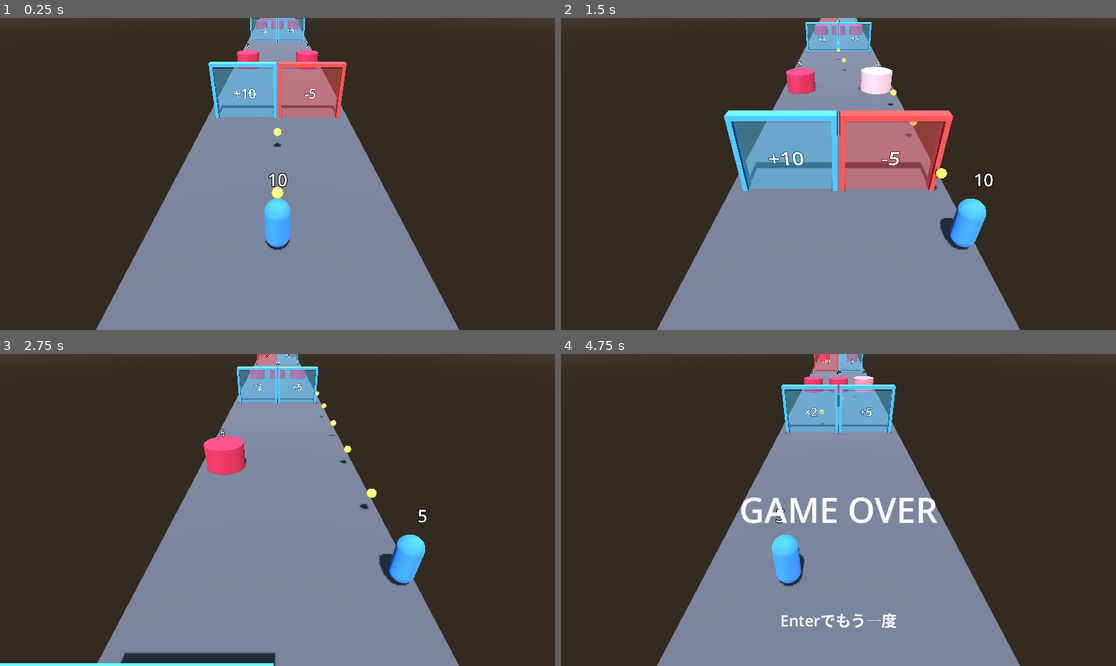
Above: before the commit, frames 1-4 (two rows, left to right).
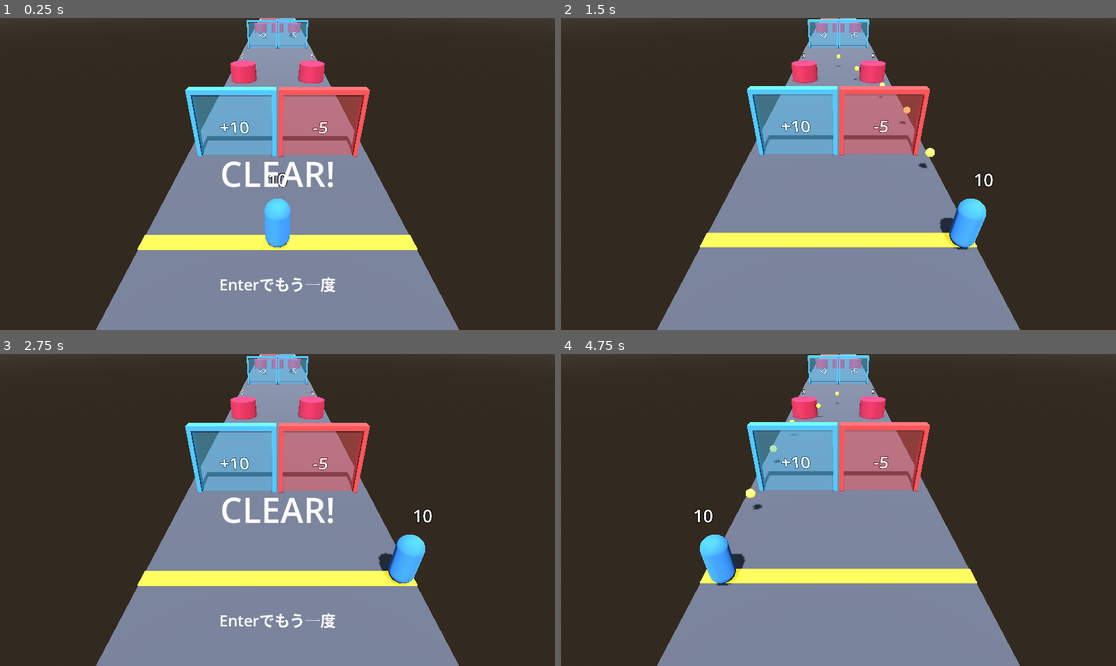
Above: after the commit, the same moments.

Repository: shuhei0916/music-shooter
Game: Godot game, scene res://scenes/main.tscn
Two runs of this game, one before a commit and one after it. Both use one fixed random seed, a clock stepped at 60 frames per second and the inputs below. Sound files missing from this copy of the repository are replaced by a short silence.
Inputs (mouse positions are in pixels of both pictures, inside the frame that each line leads up to):
- Up to frame 1 (0.25 s): no input
- Up to frame 2 (1.5 s): tap Enter (ui_accept) at 0.5, 0.77 s; move the mouse to (960, 158) at 0.52 s; hold D (move_right) 0.53-1.25 s; hold Shift 0.53-1.25 s; click (960, 158) at 0.67 s; drag from (727, 189) to (810, 236) at 1.27 s
- Up to frame 3 (2.75 s): move the mouse to (333, 441) at 2.02 s; hold D (move_right) from 2.03 s (still down); tap Ctrl at 2.1 s
- Up to frame 4 (4.75 s): release D (move_right) at 2.75 s; drag from (810, 572) to (672, 463) at 2.77 s; move the mouse to (1005, 556) at 3.52 s; hold A (move_left) 3.53-4.25 s; tap Alt at 3.6 s; tap Enter (ui_accept) at 3.77 s; drag from (672, 463) to (755, 432) at 4.27 s

The runs differ from the first frame. In frame 1, 12% of the frame differs, in the area x 24-76%, y 0-88%; in frame 2, 13%; in frame 3, 14%; in frame 4, 15%, in the area x 23-75%, y 0-88%.

Commit message:
feat: BGMを流し、曲の再生位置でコースを進め、コースの長さを曲の長さに合わせる
曲のファイルが見つからなければ、曲なしで時間だけで進む。
ゲームオーバーになったら曲を止める。

Co-Authored-By: Claude Opus 5.5 <noreply@anthropic.com>

Diff:
--- a/scenes/main.tscn
+++ b/scenes/main.tscn
@@ -52,6 +52,8 @@
 transform = Transform3D(1, 0, 0, 0, 0.81915206, 0.57357645, 0, -0.57357645, 0.81915206, 0, 7, 6.0126457)
 fov = 60.0
 
+[node name="Music" type="AudioStreamPlayer" parent="."]
+
 [node name="UI" type="CanvasLayer" parent="." unique_id=1506709604]
 
 [node name="Message" type="Label" parent="UI" unique_id=961771604]
--- a/scripts/main.gd
+++ b/scripts/main.gd
@@ -22,12 +22,15 @@
 	Judge.Result.GAME_OVER: "GAME OVER",
 }
 
+## 曲のファイル。見つからなければ曲なしで、course_length の長さを時間だけで進む
+@export_file("*.mp3", "*.ogg", "*.wav") var song_path := "res://music/tropic_love.mp3"
 @export var forward_speed := 6.0
 @export var course_length := 150.0
 @export var layout: Array = DEFAULT_LAYOUT
 @export var lane_count := 3
 @export var lane_width := 3.0
 
+var song: AudioStream
 var _course: Course
 var _clock: SongClock
 var _lanes: Lanes
@@ -38,12 +41,21 @@
 @onready var _camera_offset := _camera.position
 @onready var _message: Label = $UI/Message
 @onready var _hint: Label = $UI/Hint
+@onready var _music: AudioStreamPlayer = $Music
 
 
 func _ready() -> void:
+	if song == null and ResourceLoader.exists(song_path):
+		song = load(song_path)
+	if song != null:
+		_music.stream = song
+		_clock = MusicClock.new(_music)
+		course_length = _clock.duration() * forward_speed
+	else:
+		_clock = TimerClock.new(course_length / forward_speed)
 	_course = Course.new(forward_speed, course_length)
-	_clock = TimerClock.new(course_length / forward_speed)
 	_lanes = Lanes.new(lane_count, lane_width)
+	_clock.start()
 	$GoalLine.position.z = -course_length
 	for row in layout:
 		_spawn_row(row)
@@ -68,6 +80,8 @@
 
 func _finish() -> void:
 	_player.process_mode = Node.PROCESS_MODE_DISABLED
+	if _result == Judge.Result.GAME_OVER:
+		_music.stop()
 	_message.text = MESSAGES[_result]
 	_message.visible = true
 	_hint.visible = true
--- a/test/scene/test_main.gd
+++ b/test/scene/test_main.gd
@@ -5,6 +5,7 @@
 
 func _make_main(speed: float, length: float) -> Main:
 	var main: Main = MainScene.instantiate()
+	main.song_path = ""
 	main.forward_speed = speed
 	main.course_length = length
 	return add_child_autofree(main)
@@ -50,6 +51,7 @@
 
 func _make_main_with_layout(layout: Array) -> Main:
 	var main: Main = MainScene.instantiate()
+	main.song_path = ""
 	main.layout = layout
 	return add_child_autofree(main)
 
@@ -73,3 +75,37 @@
 	var enemies := _find_all(main, Enemy)
 	assert_eq(enemies.size(), 1)
 	assert_eq([enemies[0].global_position, enemies[0].health.hp], [Vector3(3, 0, -20), 8])
+
+
+func _make_wav(seconds: float) -> AudioStreamWAV:
+	var wav := AudioStreamWAV.new()
+	wav.format = AudioStreamWAV.FORMAT_8_BITS
+	wav.mix_rate = 8000
+	var data := PackedByteArray()
+	data.resize(int(8000 * seconds))
+	wav.data = data
+	return wav
+
+
+func _make_main_with_song(speed: float, seconds: float) -> Main:
+	var main: Main = MainScene.instantiate()
+	main.song = _make_wav(seconds)
+	main.forward_speed = speed
+	return add_child_autofree(main)
+
+
+func test_曲があればコースの長さは曲の長さに速さをかけた長さになる():
+	var main := _make_main_with_song(10.0, 2.0)
+	assert_almost_eq(main.course_length, 20.0, 0.01)
+
+
+func test_曲があれば始まると曲が流れる():
+	var main := _make_main_with_song(10.0, 2.0)
+	assert_true(main.get_node("Music").playing)
+
+
+func test_ゲームオーバーになったら曲を止める():
+	var main := _make_main_with_song(10.0, 2.0)
+	main.get_node("Player").health.hp = 0
+	simulate(main, 1, 0.1)
+	assert_false(main.get_node("Music").playing)
